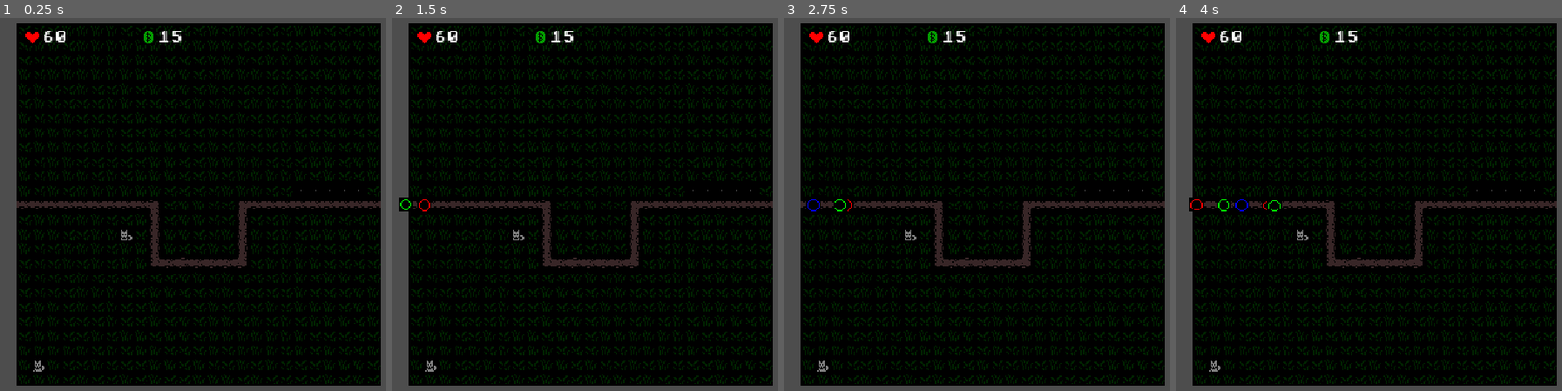
Above: before the commit, frames 1-4 (left to right).
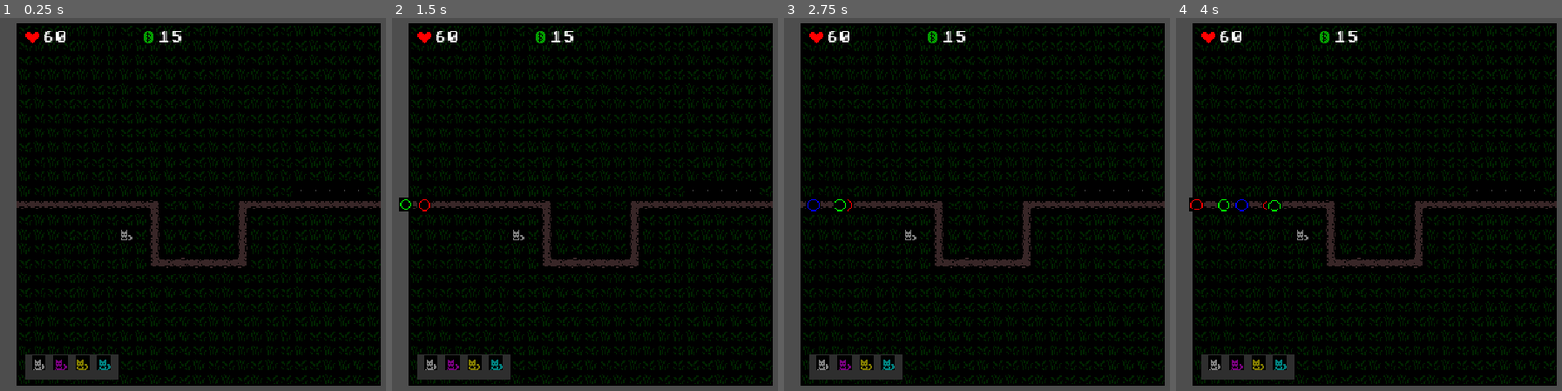
Above: after the commit, the same moments.

Repository: wonderzombie/godot-bubbles-td
Game: Godot game, scene res://scenes/main.tscn
Two runs of this game, one before a commit and one after it. Both use one fixed random seed, a clock stepped at 60 frames per second and the inputs below.
Inputs (mouse positions are in pixels of both pictures, inside the frame that each line leads up to):
- Up to frame 1 (0.25 s): no input
- Up to frame 2 (1.5 s): tap Enter at 0.5 s; move the mouse to (743, 185) at 0.52 s; hold 1 (first_balloon) 0.53-1.28 s; click (743, 185) at 0.67 s; move the mouse to (449, 223) at 1.27 s; tap Space (next_round) at 1.35 s; click (449, 223) at 1.42 s
- Up to frame 3 (2.75 s): move the mouse to (1054, 118) at 2.02 s; hold 2 (second_balloon) from 2.03 s (still down); click (1054, 118) at 2.17 s
- Up to frame 4 (4 s): move the mouse to (1338, 282) at 2.77 s; release 2 (second_balloon) at 2.78 s; tap 3 (third_balloon) at 2.85 s; click (1338, 282) at 2.92 s; move the mouse to (outside the picture) at 3.52 s; hold 1 (first_balloon) from 3.53 s (still down); click (outside the picture) at 3.67 s

The runs differ from the first frame. In frame 1, 1.3% of the frame differs, in the area x 6-31%, y 90-97%; in frame 2, 1.3%; in frame 3, 1.3%; in frame 4, 1.3%.

Commit message:
visual/structural adjustments to toolbar

Diff:
--- a/scenes/main.tscn
+++ b/scenes/main.tscn
@@ -10,6 +10,14 @@
 [ext_resource type="Script" uid="uid://cblhggo6icldx" path="res://scripts/dog_button_1.gd" id="8_jbj1t"]
 [ext_resource type="Script" uid="uid://cfh0ri6c3dwse" path="res://scripts/messages.gd" id="9_muem4"]
 [ext_resource type="PackedScene" uid="uid://csnsupyjplf0x" path="res://scenes/upgrade_menu.tscn" id="10_choun"]
+
+[sub_resource type="Gradient" id="Gradient_choun"]
+offsets = PackedFloat32Array(1)
+colors = PackedColorArray(1, 1, 1, 1)
+
+[sub_resource type="GradientTexture1D" id="GradientTexture1D_o33de"]
+gradient = SubResource("Gradient_choun")
+width = 96
 
 [sub_resource type="AtlasTexture" id="AtlasTexture_o33de"]
 atlas = ExtResource("3_ya4ey")
@@ -65,30 +73,34 @@
 
 [node name="Toolbar" type="Node2D" parent="." unique_id=903080080]
 unique_name_in_owner = true
+position = Vector2(19, 280)
 script = ExtResource("7_jkv2x")
 
+[node name="Background" type="Sprite2D" parent="Toolbar" unique_id=410759244]
+self_modulate = Color(0.18, 0.18, 0.18, 1)
+position = Vector2(26.5, 3.9999733)
+scale = Vector2(0.8020833, 19.999977)
+texture = SubResource("GradientTexture1D_o33de")
+
 [node name="DogButton1" type="Sprite2D" parent="Toolbar" unique_id=227257795]
-position = Vector2(18, 282)
+position = Vector2(-1, 1)
 texture = SubResource("AtlasTexture_o33de")
 script = ExtResource("8_jbj1t")
 tower_file = "uid://bbgcw17imuri8"
 
 [node name="DogButton2" type="Sprite2D" parent="Toolbar" unique_id=638502384]
-visible = false
 modulate = Color(0.9499998, 0, 1, 1)
-position = Vector2(42, 282)
+position = Vector2(17, 1)
 texture = SubResource("AtlasTexture_o33de")
 
 [node name="DogButton3" type="Sprite2D" parent="Toolbar" unique_id=1824316595]
-visible = false
 modulate = Color(1, 0.95, 0, 1)
-position = Vector2(66, 282)
+position = Vector2(35, 1)
 texture = SubResource("AtlasTexture_o33de")
 
 [node name="DogButton4" type="Sprite2D" parent="Toolbar" unique_id=2056833075]
-visible = false
 modulate = Color(0, 1, 0.98333335, 1)
-position = Vector2(90, 282)
+position = Vector2(53, 1)
 texture = SubResource("AtlasTexture_o33de")
 
 [node name="ScoreBox" type="HBoxContainer" parent="." unique_id=41044400]
